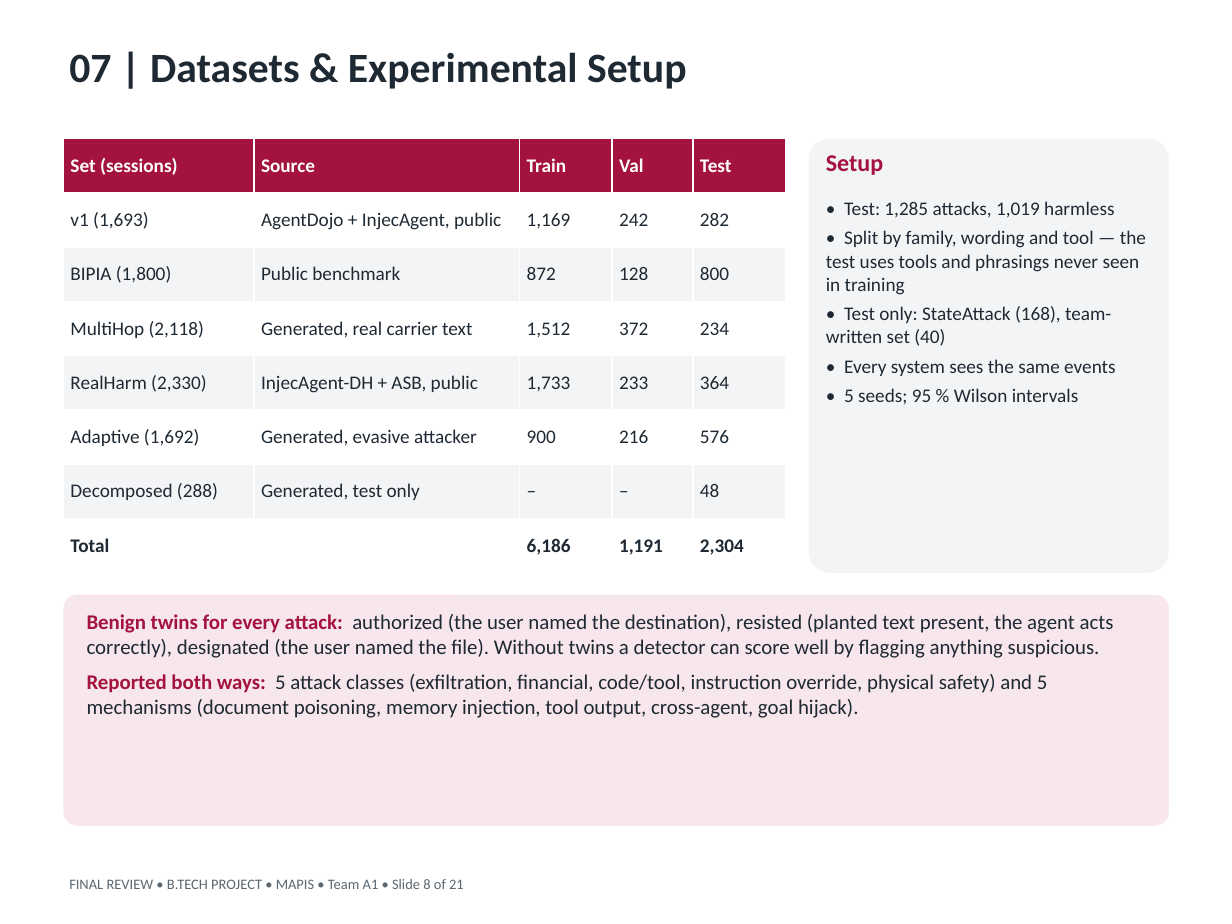
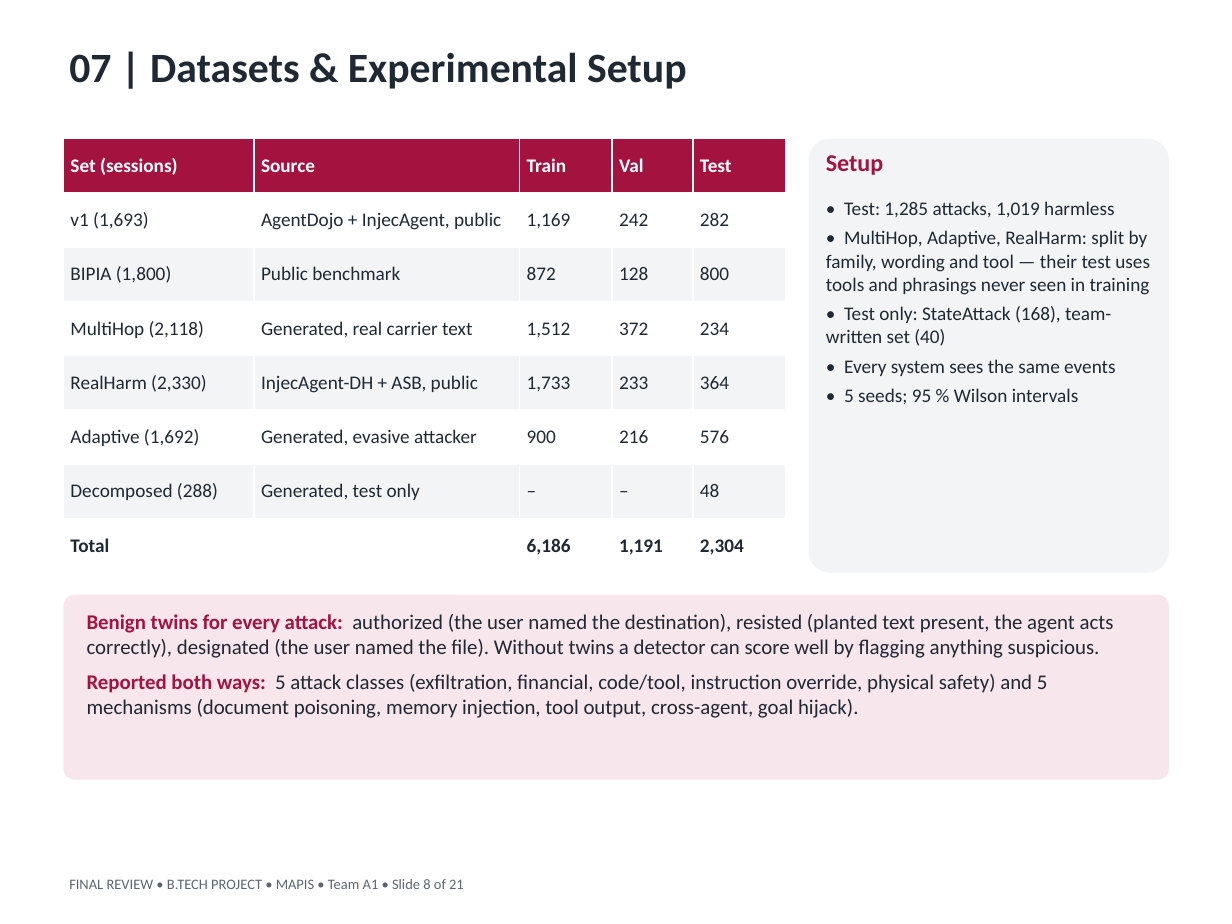
Before and after one commit to Vishnu868/Mapis, a slide deck: slide 8 of docs/final/MAPIS_Final_Review.pptx. Drawn at 1232x924 pixels with LibreOffice and Linux fonts; fonts in the diff are those of the drawing. Boxes give left, top, right and bottom in pixels: in the first picture for what was removed or moved away, otherwise in the second. Text is boxed around its words. In the diff, an @@ line names an element or a change of style, - is before the commit and + after.

Commit message:
Final deck review: First Review wording for team roles, accurate split and class claims, full references, tighter layout

```diff
--- a/docs/final/MAPIS_Final_Review.pptx
+++ b/docs/final/MAPIS_Final_Review.pptx
@@ text at (x1=826, y1=230, x2=1150, y2=295): text changed @@
-• Split by family, wording and tool — the test uses tools and phrasings never seen in training
+• MultiHop, Adaptive, RealHarm: split by family, wording and tool — their test uses tools and phrasings never seen in training
@@ rounded rectangle resized from (x1=64, y1=595, x2=1168, y2=826) to (x1=64, y1=595, x2=1168, y2=779) @@
```
Also in this commit, not shown: 6 other slides changed, 4 other files.
